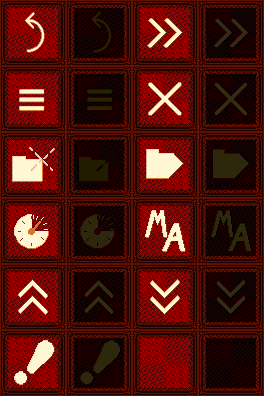
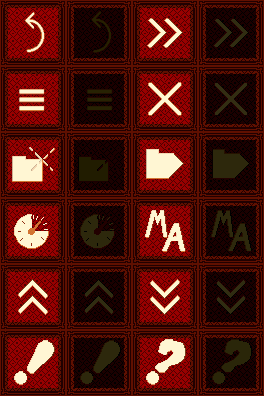
Layered file, before and after one edit (264×396). Changes by layer:
painted on "pause #1" over 146, 339, 252, 385
